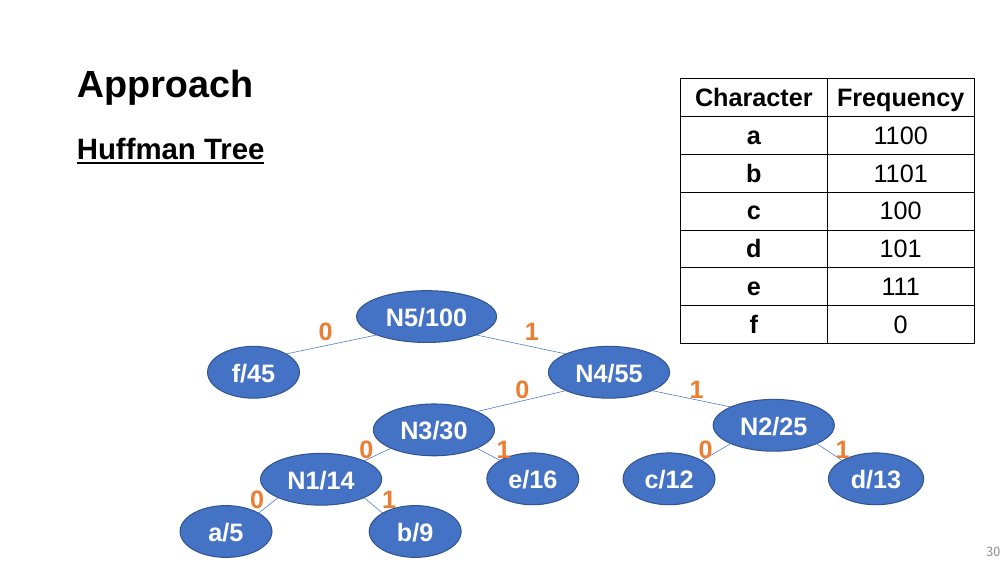
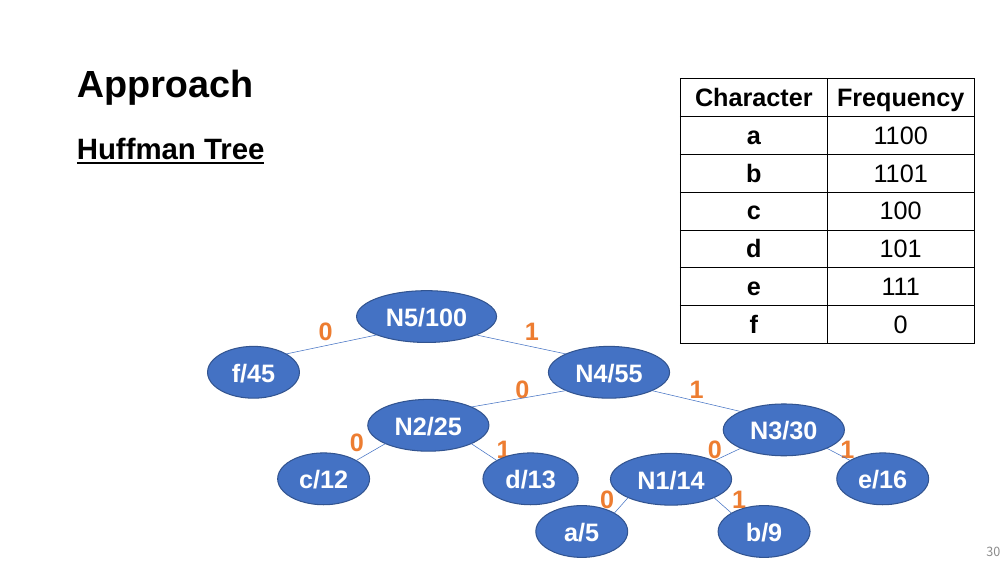
Before and after one commit to mlailab-skku/mlailab-skku.github.io, a slide deck: slide 30 of files/greedy_algorithm.pptm. Drawn at 1008x567 pixels with LibreOffice and Linux fonts; fonts in the diff are those of the drawing. Boxes give left, top, right and bottom in pixels: in the first picture for what was removed or moved away, otherwise in the second. Text is boxed around its words. In the diff, an @@ line names an element or a change of style, - is before the commit and + after.

```diff
--- a/files/greedy_algorithm.pptm
+++ b/files/greedy_algorithm.pptm
@@ line moved from (566, 391) - (477, 411) to (566, 391) - (471, 407) @@
@@ line moved from (652, 391) - (731, 407) to (652, 391) - (741, 411) @@
@@ text "0" rewrapped from [359, 440, 373, 463] to [350, 433, 364, 452] @@
@@ line moved from (391, 448) - (364, 461) to (386, 444) - (356, 461) @@
@@ line moved from (477, 448) - (501, 461) to (471, 444) - (497, 461) @@
@@ text "0": place and size @@
-text "0" at [699, 440, 713, 463]
+text "0" at [708, 437, 722, 463]
@@ line moved from (731, 444) - (702, 461) to (741, 448) - (714, 461) @@
@@ line moved from (817, 444) - (842, 461) to (827, 448) - (851, 461) @@
@@ text "1": place and size @@
-text "1" at [836, 440, 850, 463]
+text "1" at [840, 437, 854, 463]
@@ 3 ellipses: place and size @@
-3 ellipses at [623, 399, 924, 504]
+3 ellipses at [278, 399, 578, 504]
@@ ellipse "a/5": place and size @@
-ellipse "a/5" at [180, 506, 272, 557]
+ellipse "a/5" at [536, 506, 628, 557]
@@ line moved from (278, 498) - (259, 513) to (628, 498) - (615, 513) @@
@@ 4 ellipses, 2 texts, 1 line: place and size @@
-4 ellipses, 2 texts, 1 line at [250, 404, 579, 557]
+4 ellipses, 2 texts, 1 line at [600, 404, 929, 557]
```
Also in this commit, not shown: 3 other slides changed, 10 other files.
